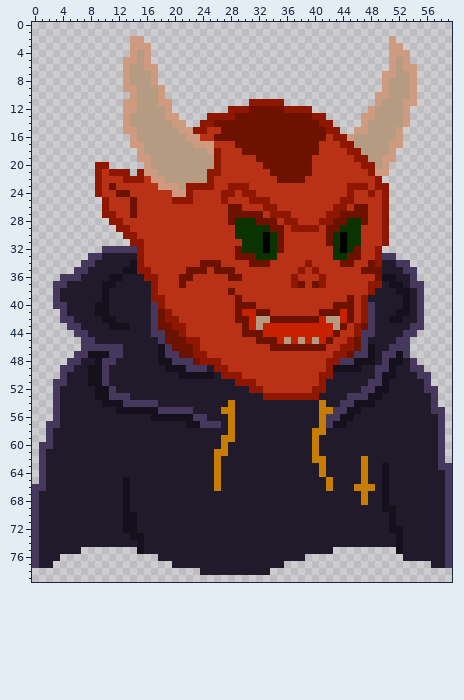
One commit to this sprite sheet: Characters/Satan/Devil_Portrait.png. Above: the version before the commit.
The file is 60x80 pixels.
And afterwards:
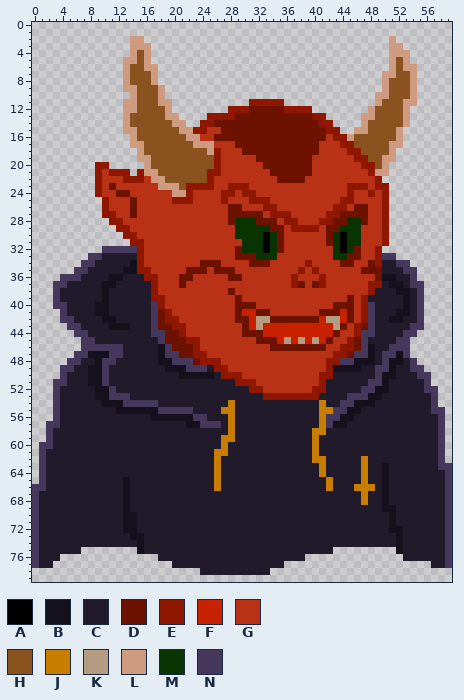
Palette (. is transparent): A #000000  B #15111c  C #211a2b  D #6e1200  E #8f1700  F #c72100  G #ba3216  H #8a521e  J #c77e00  K #b59b81  L #ce9b81  M #093300  N #46375c
The edit:
Colour H replaces colour K in row 4 at x 15; in row 5 at x 15 and 52; in row 6 at x 14 to 15 and 52; in row 7 at x 14 to 16 and 52 to 53; in row 8 at x 14 to 16 and 51 to 53; in rows 9 to 10 at x 15 to 17 and 51 to 53.
Colour H replaces colour K in row 11 at x 15 to 17 and 50 to 52; in row 12 at x 15 to 18 and 49 to 52; in row 13 at x 14 to 18 and 49 to 52; in row 14 at x 14 to 19 and 48 to 52; in row 15 at x 15 to 20 and 48 to 51; in row 16 at x 15 to 21 and 46 to 51.
Colour H replaces colour K in row 17 at x 16 to 22 and 46 to 50; in row 18 at x 16 to 24 and 47 to 50; in row 19 at x 17 to 25 and 48 to 49; in row 20 at x 17 to 25 and 49; in row 21 at x 18 to 24; in row 22 at x 19 to 24.
Colour H replaces colour K in row 23 at x 21.
Where, in picture pixels (left, top, right, bottom), the same in both pictures:
changed: (130, 50, 214, 190)
changed: (354, 57, 410, 169)
